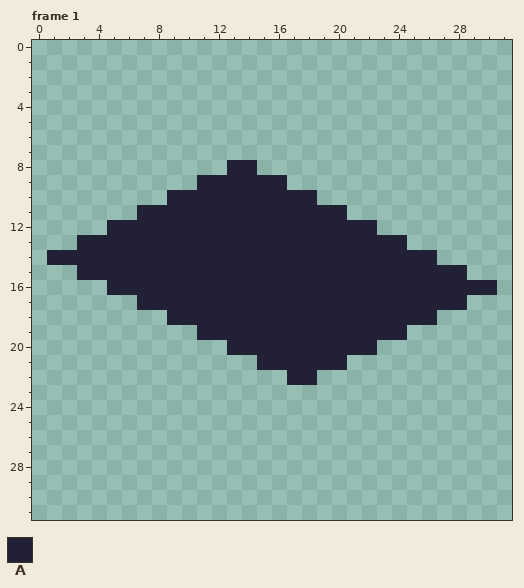
File history of a pixel-art file, Assets/Tiles/Conveyor/Conveyor.ase. Above: the version before the commit.
32x32 pixels, 1 frame. Shown: frame 1. The commit also changed other frames, which this record leaves out.
Palette (. is transparent): A #222034
Pixels before, frame 1, first column x 1:
 8 ............AA................
 9 ..........AAAAAA..............
10 ........AAAAAAAAAA............
11 ......AAAAAAAAAAAAAA..........
12 ....AAAAAAAAAAAAAAAAAA........
13 ..AAAAAAAAAAAAAAAAAAAAAA......
14 AAAAAAAAAAAAAAAAAAAAAAAAAA....
15 ..AAAAAAAAAAAAAAAAAAAAAAAAAA..
16 ....AAAAAAAAAAAAAAAAAAAAAAAAAA
17 ......AAAAAAAAAAAAAAAAAAAAAA..
18 ........AAAAAAAAAAAAAAAAAA....
19 ..........AAAAAAAAAAAAAA......
20 ............AAAAAAAAAA........
21 ..............AAAAAA..........
22 ................AA............
New version:
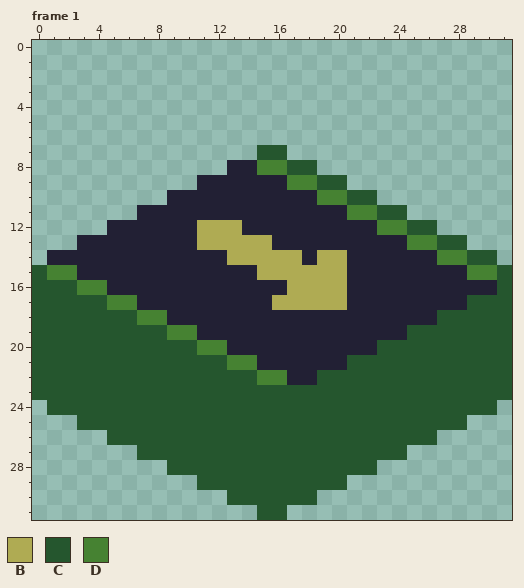
Colours new in this view: B #afab53  C #25562e  D #468232
The author wrote: Added directional conveyor belts -- needs to be cleaned up and built in rotation
Edits made:
layer "Ground" added
layer "Conveyor" added
layer "Arrow" added
layer "Layer 2" removed
Frame 1, layers "Arrow", "Ground":
y 7: x 15..16 .. -> CC
y 8: x 15..18 .... -> DDCC
y 9: x 17..20 .... -> DDCC
y 10: x 19..22 .... -> DDCC
y 11: x 21..24 .... -> DDCC
y 12: x 11..13 AAA -> BBB; x 23..26 .... -> DDCC
y 13: x 11..15 AAAAA -> BBBBB; x 25..28 .... -> DDCC
y 14: x 13..17 AAAAA -> BBBBB; x 19..20 AA -> BB; x 27..30 .... -> DDCC
y 15: x 0..2 ... -> CDD; x 15..20 AAAAAA -> BBBBBB; x 29..31 ... -> DDC
y 16: x 0..4 ..... -> CCCDD; x 17..20 AAAA -> BBBB; x 31 . -> C
y 17: x 0..6 ....... -> CCCCCDD; x 16..20 AAAAA -> BBBBB; x 29..31 ... -> CCC
y 18: x 0..8 ......... -> CCCCCCCDD; x 27..31 ..... -> CCCCC
y 19: x 0..10 ........... -> CCCCCCCCCDD; x 25..31 ....... -> CCCCCCC
y 20: x 0..12 ............. -> CCCCCCCCCCCDD; x 23..31 ......... -> CCCCCCCCC
y 21: x 0..14 ............... -> CCCCCCCCCCCCCDD; x 21..31 ........... -> CCCCCCCCCCC
y 22: x 0..16 ................. -> CCCCCCCCCCCCCCCDD; x 19..31 ............. -> CCCCCCCCCCCCC
y 23: x 0..31 ................................ -> CCCCCCCCCCCCCCCCCCCCCCCCCCCCCCCC
y 24: x 1..30 .............................. -> CCCCCCCCCCCCCCCCCCCCCCCCCCCCCC
y 25: x 3..28 .......................... -> CCCCCCCCCCCCCCCCCCCCCCCCCC
y 26: x 5..26 ...................... -> CCCCCCCCCCCCCCCCCCCCCC
y 27: x 7..24 .................. -> CCCCCCCCCCCCCCCCCC
y 28: x 9..22 .............. -> CCCCCCCCCCCCCC
y 29: x 11..20 .......... -> CCCCCCCCCC
y 30: x 13..18 ...... -> CCCCCC
y 31: x 15..16 .. -> CC
Pixel boxes of the changes (left, top, right, bottom) in both pictures:
changed: (32, 145, 512, 520)
